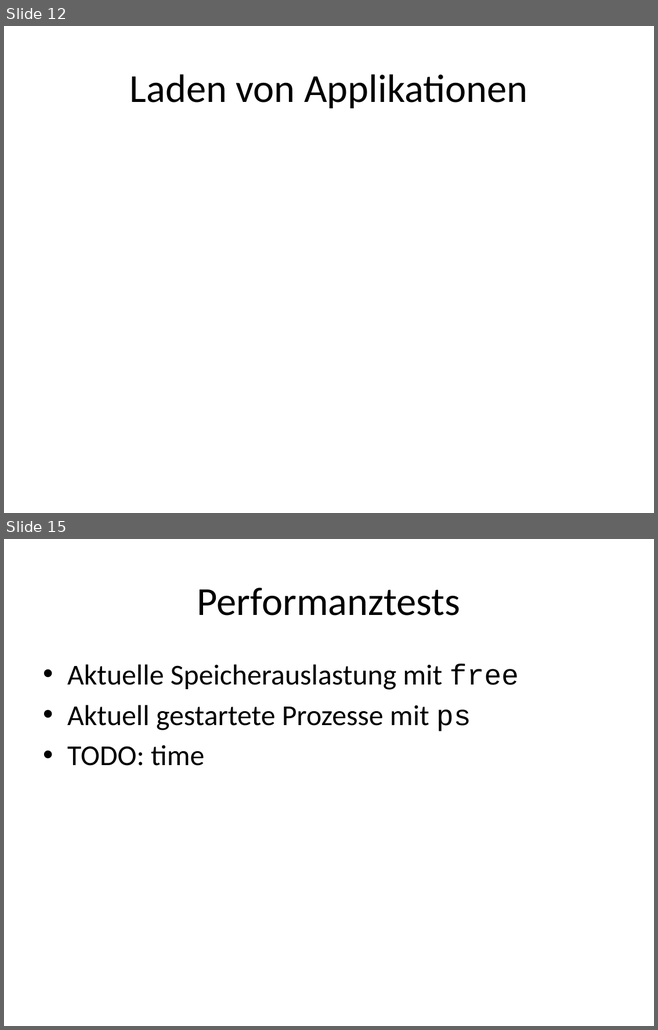
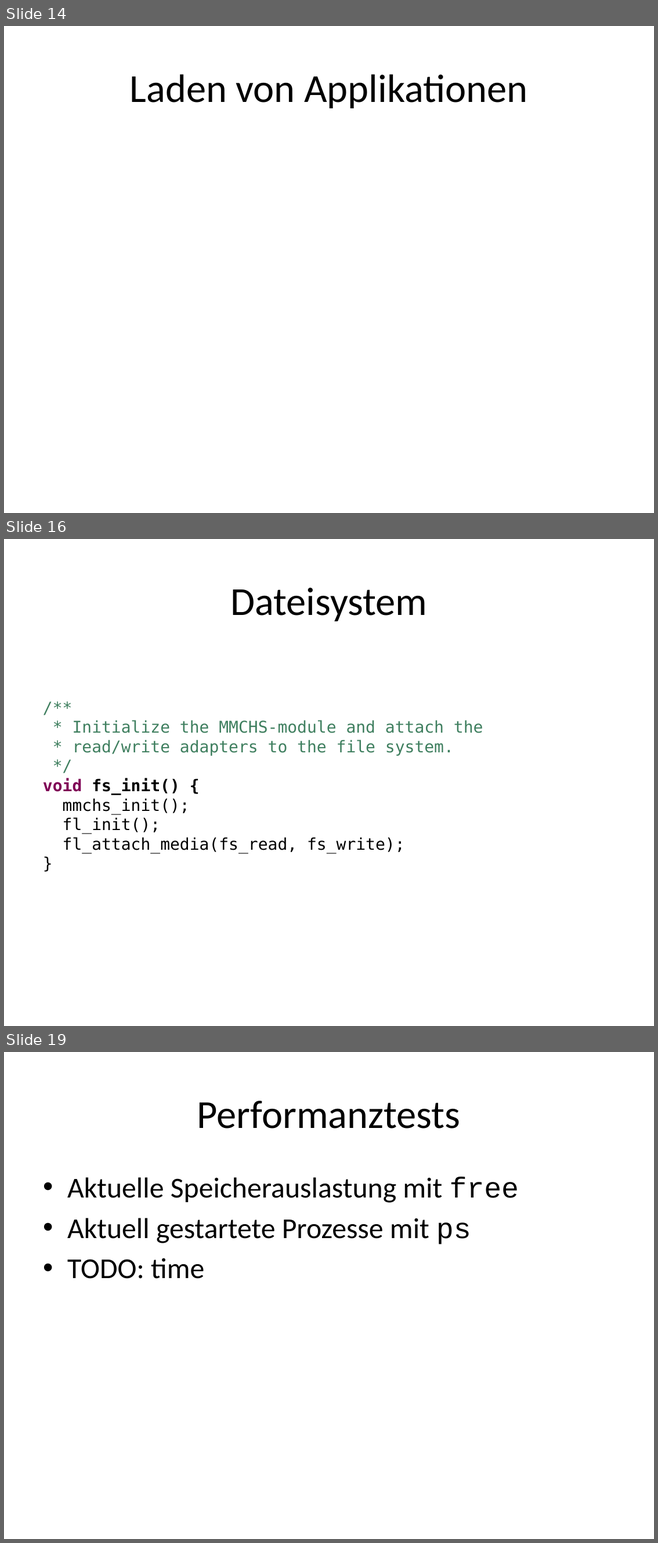
Before and after one commit to ramsondon/ottos, a slide deck: presentation/presentation.pptx. Shown one above the other, each under a label of ours: slides 12 and 15 before the commit, slides 14, 16 and 19 after it; the slides between them are not shown. The pictures are 658x1030 and 658x1543 pixels, drawn with LibreOffice and Linux fonts; fonts in the diff are those of the drawing. Boxes give left, top, right and bottom in pixels: in the first picture for what was removed or moved away, otherwise in the second. Text is boxed around its words. In the diff, an @@ line names an element or a change of style, - is before the commit and + after.

```diff
--- a/presentation/presentation.pptx
+++ b/presentation/presentation.pptx
@@ slide 16 added at [4,539,654,1026], background #FFFFFF @@
@@ title added at [230,588,427,621], 44 pt, text #000000 @@
+Dateisystem
@@ text added at [43,720,483,853], 18 pt, text #3F7F5F @@
+/**
+* Initialize the MMCHS-module and attach the
+* read/write adapters to the file system.
+*/
+void fs_init() {
+mmchs_init();
+fl_init();
+fl_attach_media(fs_read, fs_write);
+}
@@ what was slide 12 is now slide 14 @@
@@ what was slide 15 is now slide 19 @@
```
Also in this commit, not shown: 4 slides changed, 5 other slides added, 1 slide removed.
